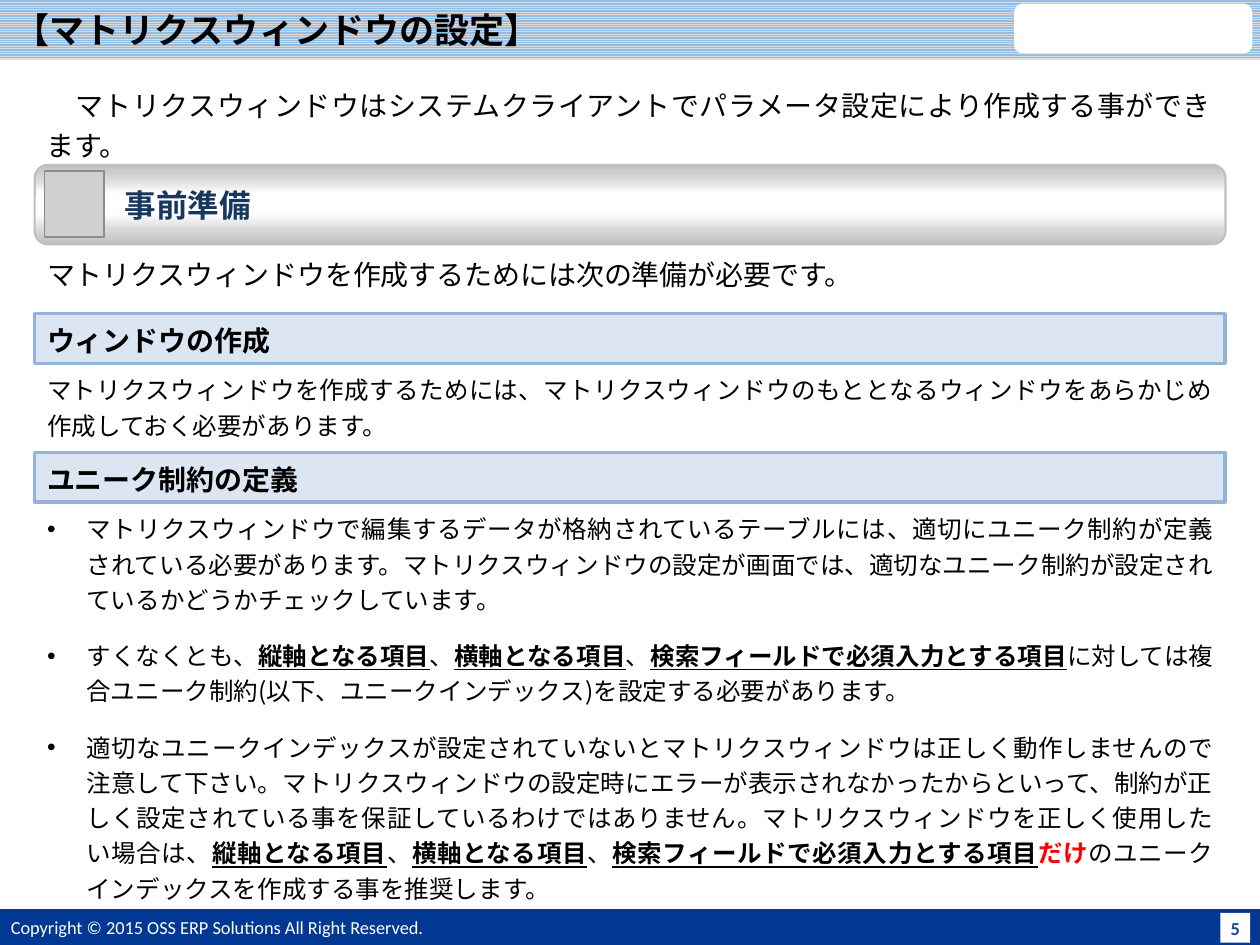
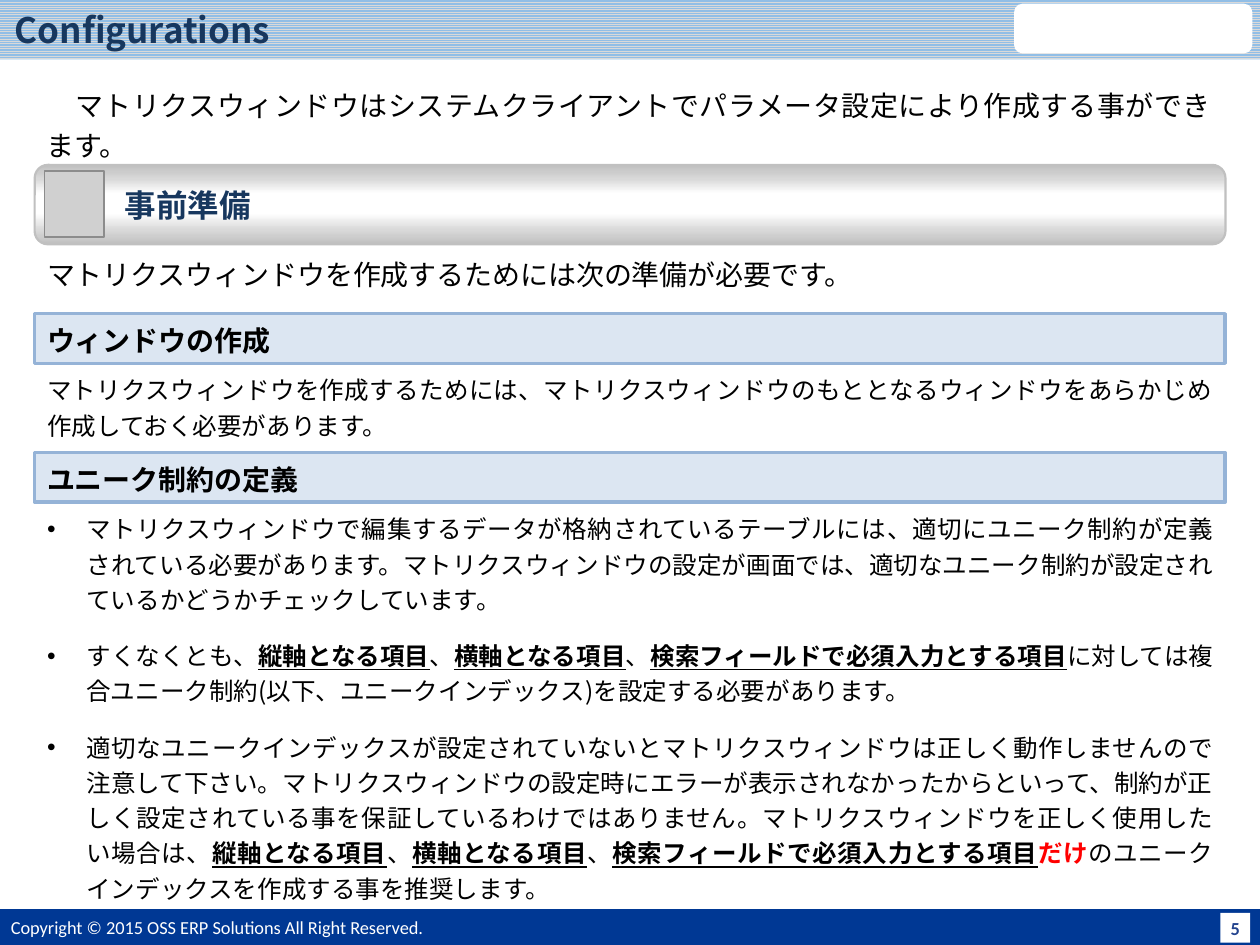
Before and after one commit to JPiere/jpiere.plugin.webui.matrixwindow, a slide deck: slide 6 of Doc/JPIERE-0098_MatrixWindow.pptx. Drawn at 1260x945 pixels with LibreOffice and Linux fonts; fonts in the diff are those of the drawing; grey boxes stand for pictures; background and template pictures are left out. Boxes give left, top, right and bottom in pixels: in the first picture for what was removed or moved away, otherwise in the second. Text is boxed around its words. In the diff, an @@ line names an element or a change of style, - is before the commit and + after.

```diff
--- a/Doc/JPIERE-0098_MatrixWindow.pptx
+++ b/Doc/JPIERE-0098_MatrixWindow.pptx
@@ title at (15,9,271,52): text changed; text colour #000000 to #17375E @@
-【マトリクスウィンドウの設定】
+Configurations
```
Also in this commit, not shown: 7 other slides changed, 3 other files.
